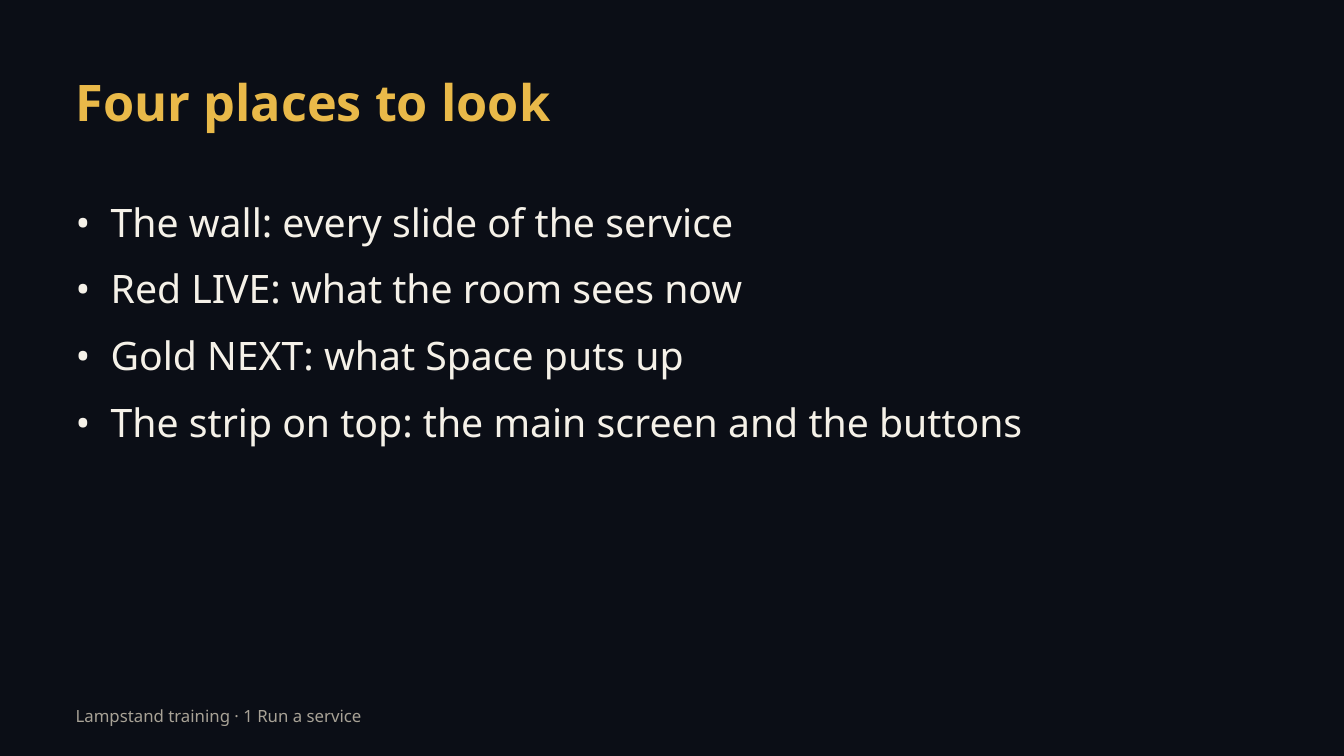
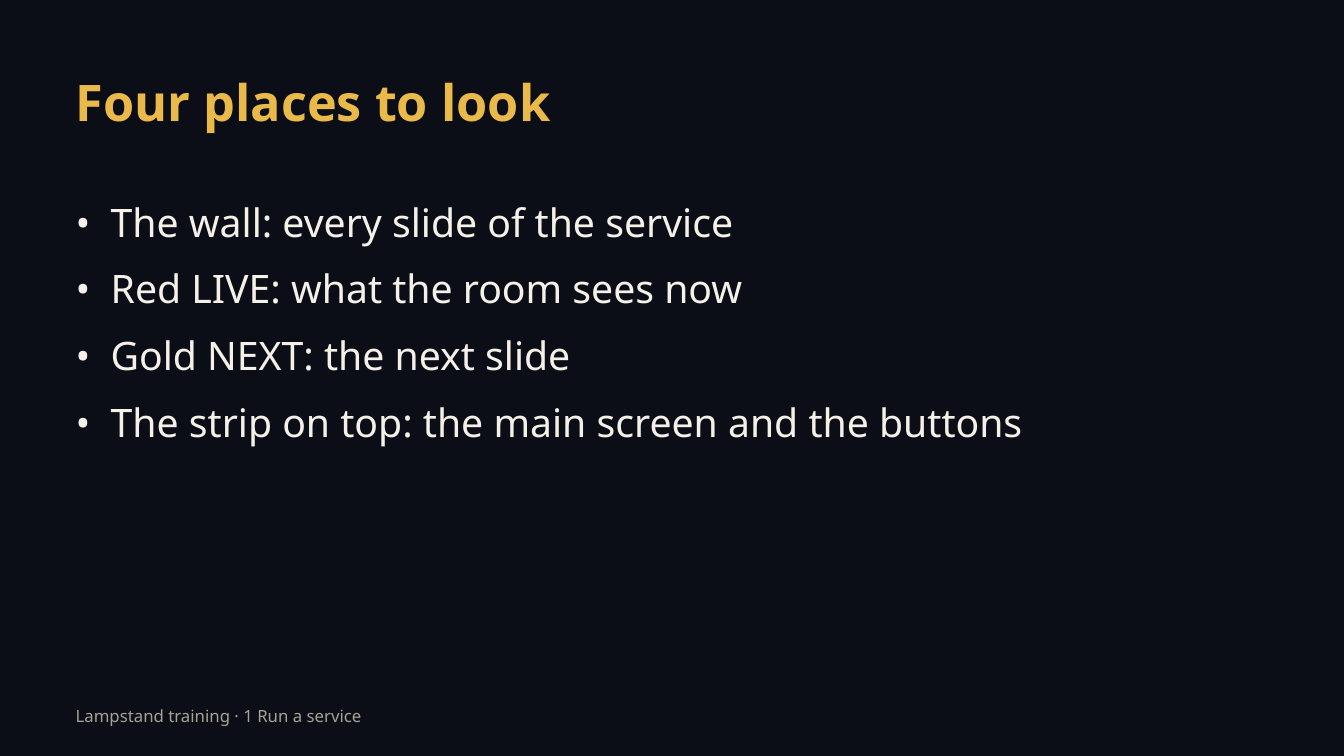
Before and after one commit to incrhst/lampstand, a slide deck: slide 2 of training/decks/t1-present-screen.pptx. Drawn at 1344x756 pixels with LibreOffice and Linux fonts; fonts in the diff are those of the drawing. Boxes give left, top, right and bottom in pixels: in the first picture for what was removed or moved away, otherwise in the second. Text is boxed around its words. In the diff, an @@ line names an element or a change of style, - is before the commit and + after.

```diff
--- a/training/decks/t1-present-screen.pptx
+++ b/training/decks/t1-present-screen.pptx
@@ text at [111,340,570,371]: text changed @@
-• Gold NEXT: what Space puts up
+• Gold NEXT: the next slide
```
Also in this commit, not shown: 19 other files.
